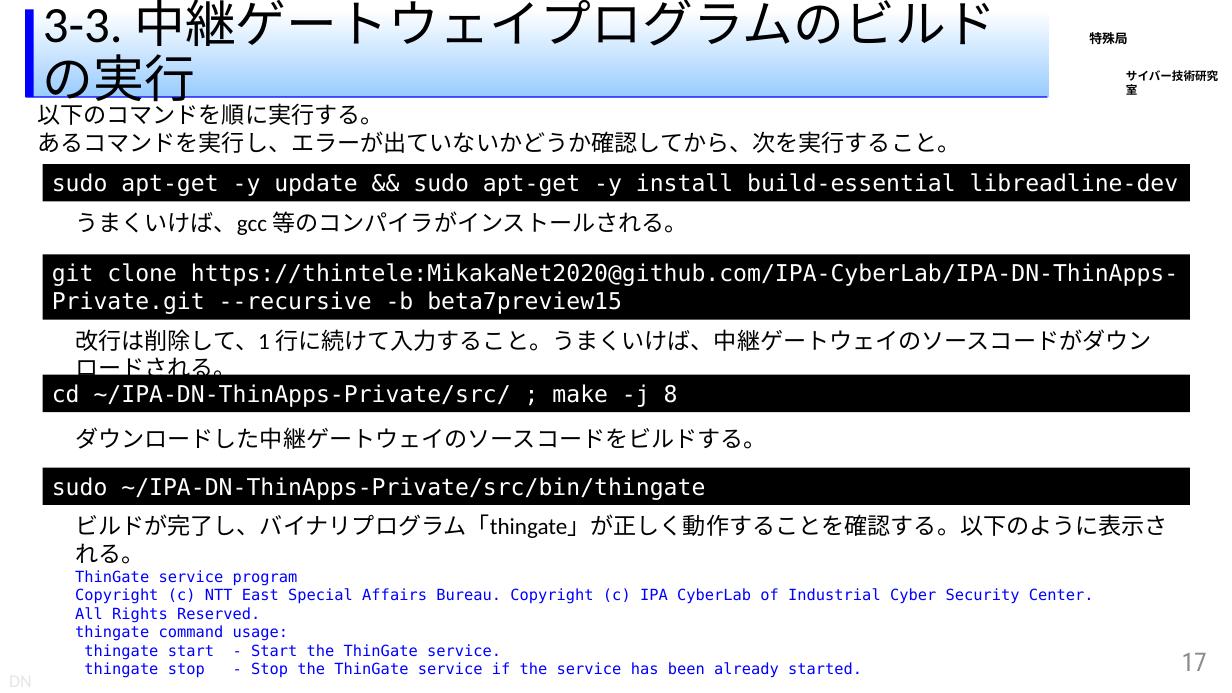
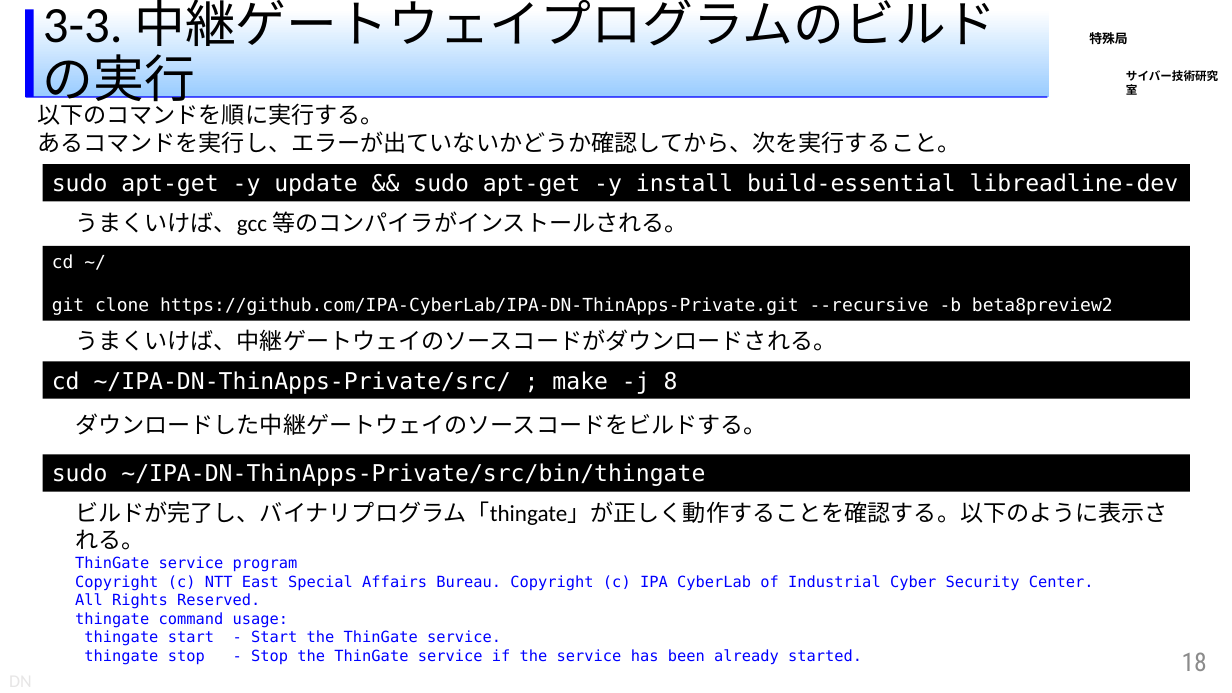
Before and after one commit to IPA-CyberLab/IPA-DN-Docs, a slide deck: slide 18 of Docs/ThinTeleworkSystem/ja/SystemManual/210916 beta8preview2/ThinTele 構築マニュアル (スタンドアロン版).pptx (slide 17 before the commit). Drawn at 1232x693 pixels with LibreOffice and Linux fonts; fonts in the diff are those of the drawing; background and template pictures are left out. Boxes give left, top, right and bottom in pixels: in the first picture for what was removed or moved away, otherwise in the second. Text is boxed around its words. In the diff, an @@ line names an element or a change of style, - is before the commit and + after.

```diff
--- a/Docs/ThinTeleworkSystem/ja/SystemManual/210916 beta8preview2/ThinTele 構築マニュアル (スタンドアロン版).pptx
+++ b/Docs/ThinTeleworkSystem/ja/SystemManual/210916 beta8preview2/ThinTele 構築マニュアル (スタンドアロン版).pptx
@@ rectangle "cd ~/": place and size @@
-rectangle "cd ~/" at bbox=[43, 254, 1190, 320]
+rectangle "cd ~/" at bbox=[43, 246, 1190, 321]
@@ text in rectangle at bbox=[52, 254, 1113, 315]: text changed; size 18 to 14 pt @@
-git clone https://thintele:MikakaNet2020@github.com/IPA-CyberLab/IPA-DN-ThinApps-Private.git --recursive -b beta7preview15
+cd ~/
+git clone https://github.com/IPA-CyberLab/IPA-DN-ThinApps-Private.git --recursive -b beta8preview2
@@ text at bbox=[75, 329, 836, 351]: text changed @@
-改行は削除して、1 行に続けて入力すること。うまくいけば、中継ゲートウェイのソースコードがダウンロードされる。
+うまくいけば、中継ゲートウェイのソースコードがダウンロードされる。
@@ 2 texts, 2 rectangles: place and size @@
-2 texts, 2 rectangles at bbox=[43, 375, 1190, 678]
+2 texts, 2 rectangles at bbox=[43, 361, 1190, 665]
@@ page number at bbox=[1182, 652, 1207, 671]: text changed @@
-17
+18
```
Also in this commit, not shown: 11 other slides changed, 1 slide added.
